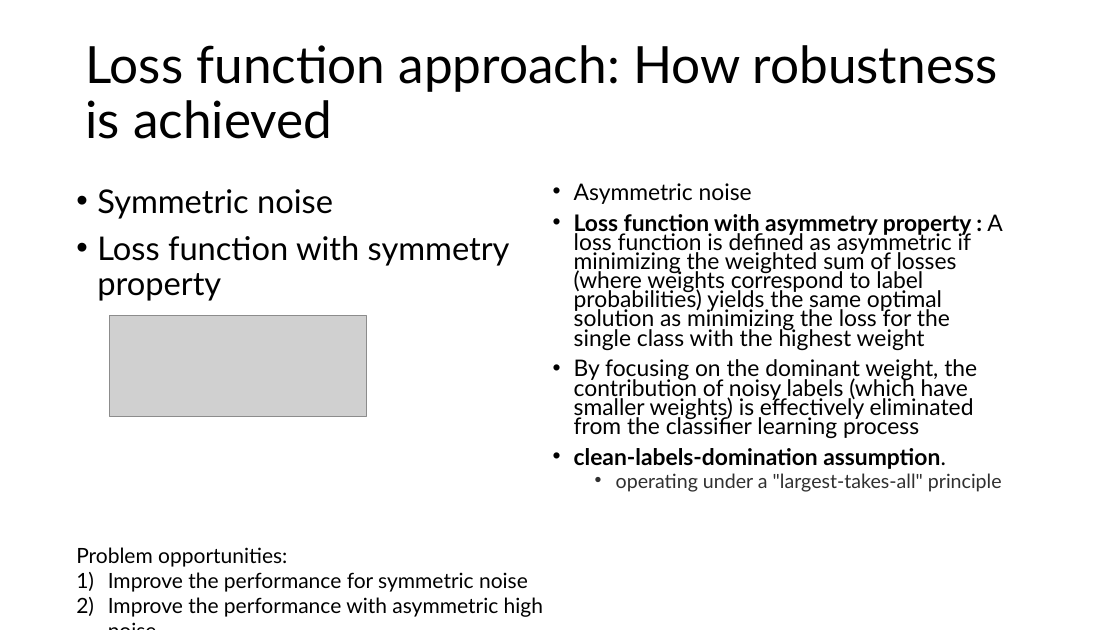
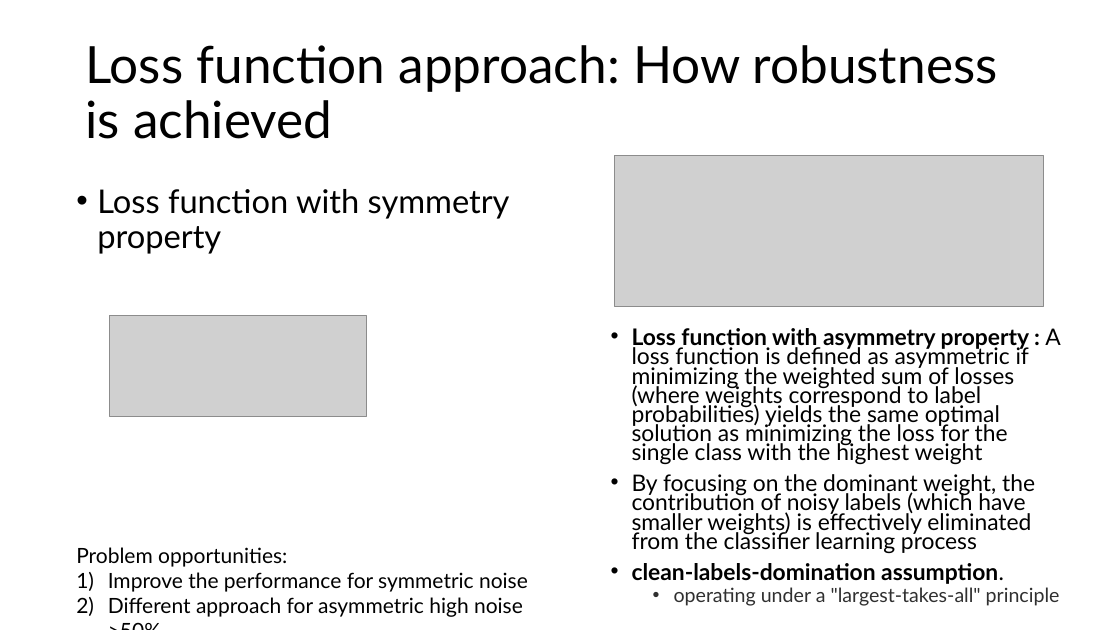
Before and after one commit to srimugunthan/noisylossf_evaluation, a slide deck: slide 9 of MNIST_Model1/pytorch_imple/noise robust loss functions.pptx. Drawn at 1120x630 pixels with LibreOffice and Linux fonts; fonts in the diff are those of the drawing; grey boxes stand for pictures. Boxes give left, top, right and bottom in pixels: in the first picture for what was removed or moved away, otherwise in the second. Text is boxed around its words. In the diff, an @@ line names an element or a change of style, - is before the commit and + after.

```diff
--- a/MNIST_Model1/pytorch_imple/noise robust loss functions.pptx
+++ b/MNIST_Model1/pytorch_imple/noise robust loss functions.pptx
@@ picture added at <box>615,155,1044,308</box> @@
@@ text at <box>97,189,333,219</box>: paragraph removed @@
-• Symmetric noise
@@ text at <box>574,183,752,204</box>: paragraph removed @@
-• Asymmetric noise
@@ text "Loss function with asymmetry property ...": place and size @@
-text "Loss function with asymmetry property ..." at <box>574,183,1002,492</box>
+text "Loss function with asymmetry property ..." at <box>632,328,1060,606</box>
@@ text at <box>108,597,523,617</box>: text changed @@
-2) Improve the performance with asymmetric high noise
+2) Different approach for asymmetric high noise >50%
```
Also in this commit, not shown: 2 other slides changed.
